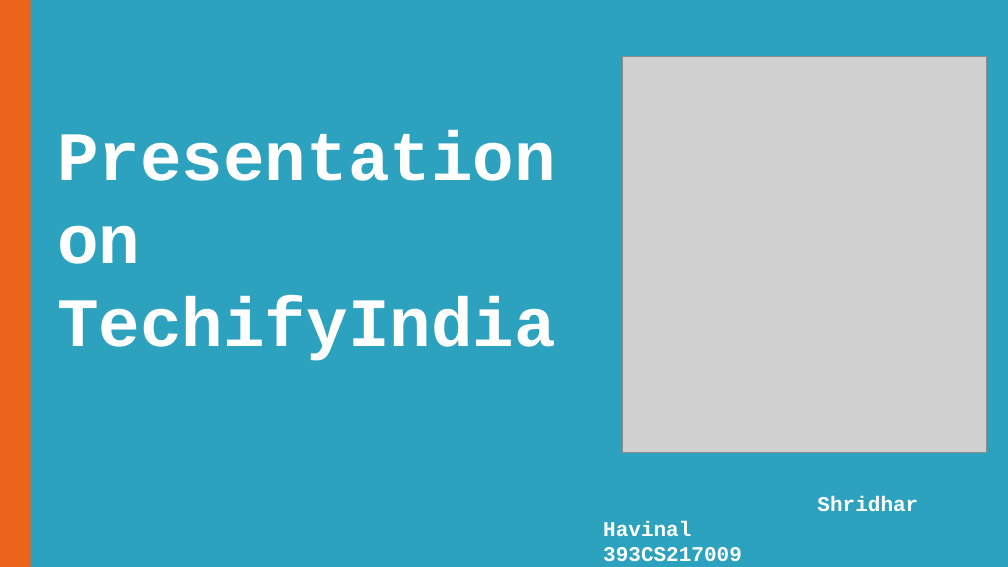
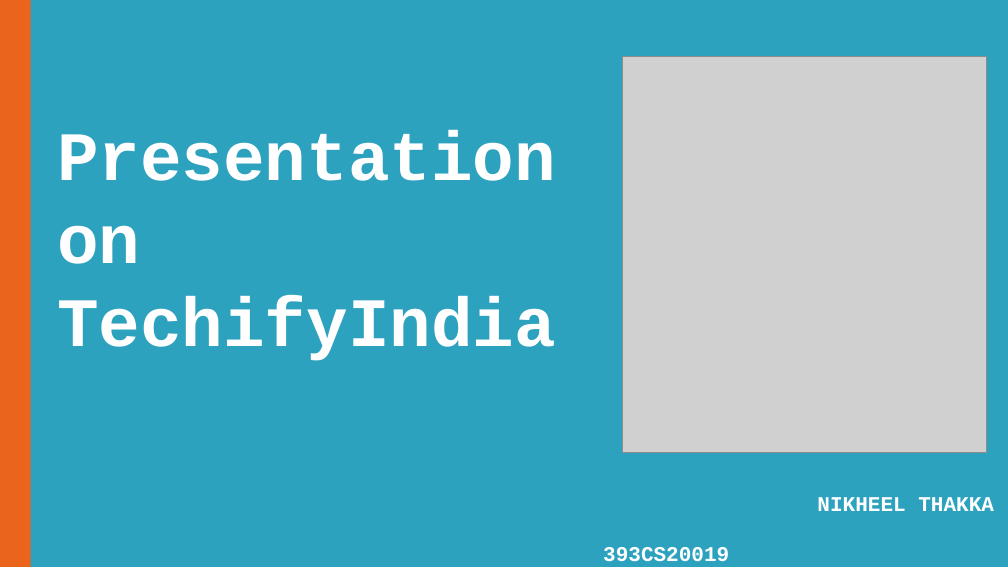
Before and after one commit to krishna-46/6thsem_Internship2023, a slide deck: slide 1 of Reports/SEE PPT's/CIE-1_PPT's/Shridhar presentation.pptx. Drawn at 1008x567 pixels with LibreOffice and Linux fonts; fonts in the diff are those of the drawing; grey boxes stand for pictures; background and template pictures are left out. Boxes give left, top, right and bottom in pixels: in the first picture for what was removed or moved away, otherwise in the second. Text is boxed around its words. In the diff, an @@ line names an element or a change of style, - is before the commit and + after.

```diff
--- a/Reports/SEE PPT's/CIE-1_PPT's/Shridhar presentation.pptx
+++ b/Reports/SEE PPT's/CIE-1_PPT's/Shridhar presentation.pptx
@@ subtitle at bbox=[603, 497, 994, 562]: text changed @@
-Shridhar Havinal 393CS217009
+NIKHEEL THAKKA 393CS20019
```
Also in this commit, not shown: 3 other slides changed, 51 other files.
